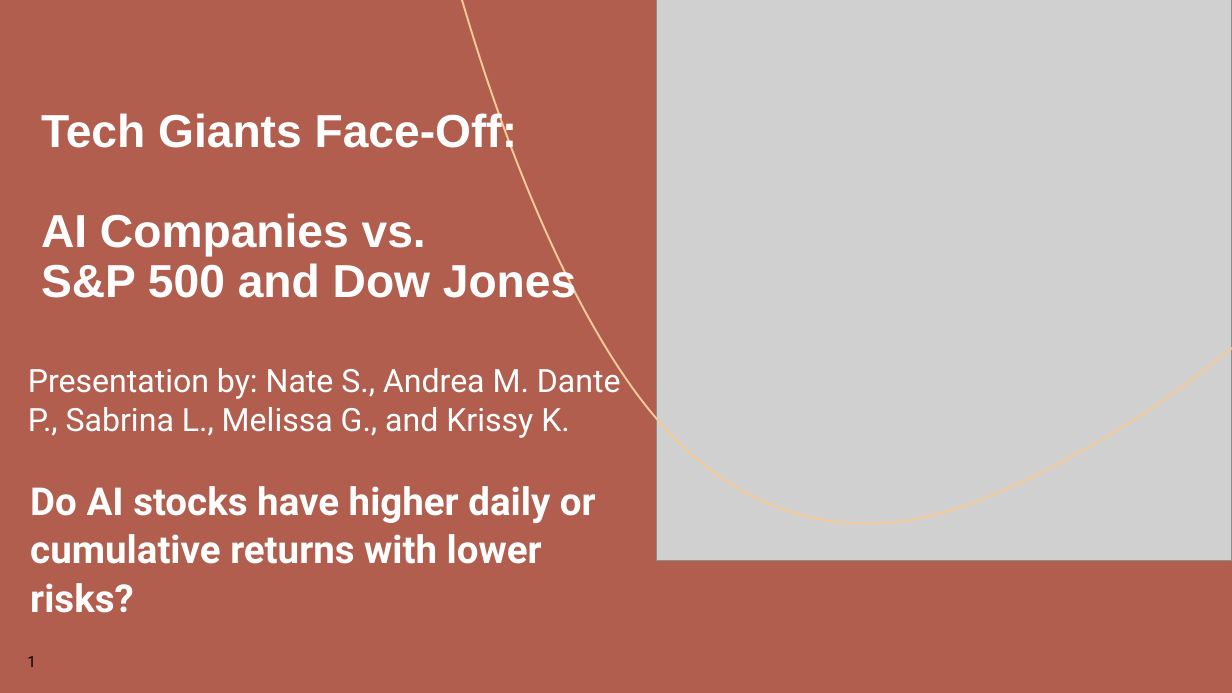
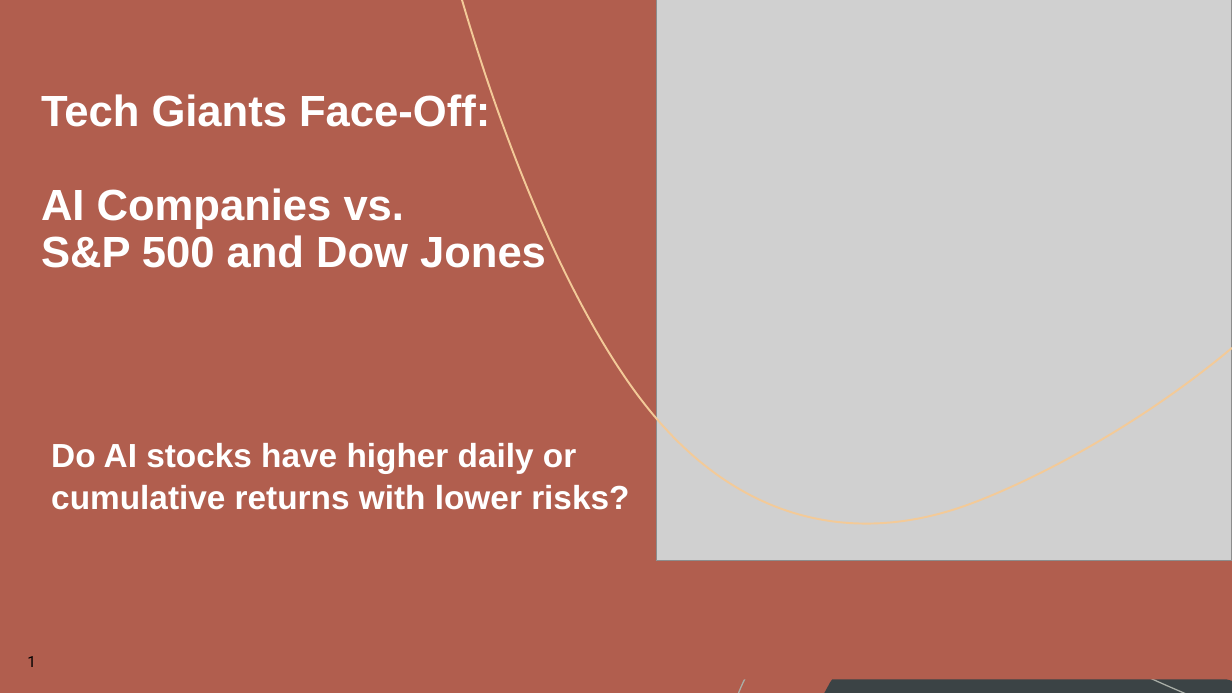
Before and after one commit to LegallyNotBlonde/Project-1, a slide deck: slide 1 of AIStocksProject/Presentation_Tech_Giants_Face_Off.pptx. Drawn at 1232x693 pixels with LibreOffice and Linux fonts; fonts in the diff are those of the drawing; grey boxes stand for pictures. Boxes give left, top, right and bottom in pixels: in the first picture for what was removed or moved away, otherwise in the second. Text is boxed around its words. In the diff, an @@ line names an element or a change of style, - is before the commit and + after.

```diff
--- a/AIStocksProject/Presentation_Tech_Giants_Face_Off.pptx
+++ b/AIStocksProject/Presentation_Tech_Giants_Face_Off.pptx
@@ rectangle: place and size @@
-rectangle at (0, 0, 1232, 693)
+rectangle at (0, 0, 1232, 679)
@@ title "Tech Giants Face-Off: AI Companies ...": place and size @@
-title "Tech Giants Face-Off: AI Companies ..." at (41, 111, 576, 298)
+title "Tech Giants Face-Off: AI Companies ..." at (41, 94, 546, 268)
@@ title "Tech Giants Face-Off: AI Companies ..." at (41, 94, 546, 268): size 36 to 34 pt @@
@@ text removed at (28, 363, 621, 438) @@
-Presentation by: Nate S., Andrea M. Dante P., Sabrina L., Melissa G., and Krissy K.
@@ subtitle "Do AI stocks have higher ...": place and size @@
-subtitle "Do AI stocks have higher ..." at (30, 486, 596, 613)
+subtitle "Do AI stocks have higher ..." at (51, 443, 629, 510)
@@ subtitle "Do AI stocks have higher ..." at (51, 443, 629, 510): size 30 to 26 pt, font Roboto to Arial @@
```
Also in this commit, not shown: 14 other slides changed, 4 slides added, 9 slides removed, 1 other file.
